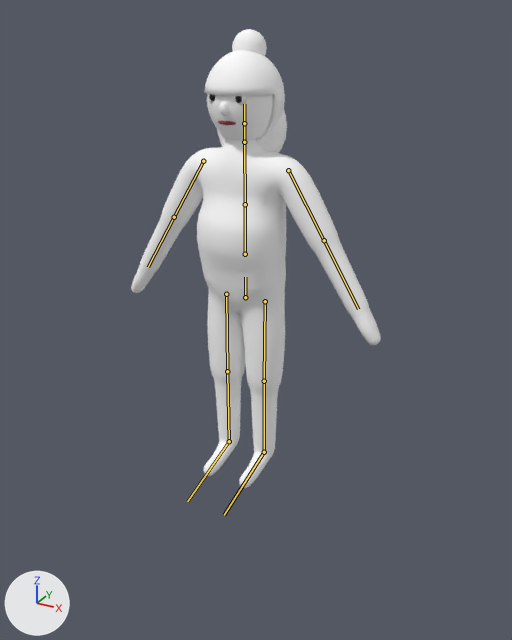
The glTF model assets/models/peon_elder.glb: old version first, new version second.
Rendered twice from a 50 mm lens placed at (1.29, -2.27, 1.82), pointed at (0.1, -0.09, 0.73). The axes (+X, +Y, +Z) are drawn at lower left. The lights are the same throughout. The picture after the commit comes second. The bones that change, and the others that lie on the model, are drawn over the model as lines.

Names of what the first picture shows: 'body', 'hair1', 'hair2'.
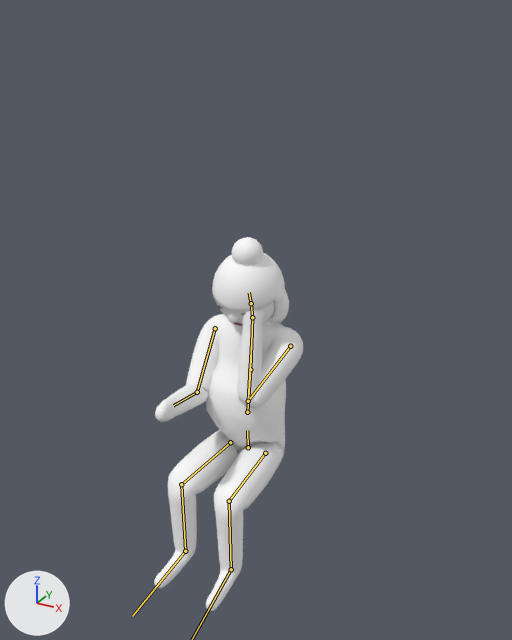
The newer file adds an action. The first version stands in its rest pose; the second is drawn at frame 0 of the action 'sit_chess'.

The change in detail:
Bone 'hips' (bone_hips) moves from (0.0, 0.0, 0.0) to (0.0, -0.709, -0.012).
Bone 'spine' (bone_spine) turns from (0, 0, 0) to (-8, 0, 0) degrees about its own x, y and z.
Bone 'chest' (bone_chest) turns from (0, 0, 0) to (4, 0, 0) degrees about its own x, y and z.
Bone 'neck' (bone_neck) turns from (0, 0, 0) to (12, 0, 0) degrees about its own x, y and z.
Bone 'head' (bone_head) turns from (0, 0, 0) to (18, 0, -6) degrees about its own x, y and z.
Bone 'upper_arm.L' (bone_upper_arm_l) turns from (0, 0, 0) to (-66, 15, -6) degrees about its own x, y and z.
Bone 'forearm.L' (bone_forearm_l) turns from (0, 0, 0) to (-114, -52, -35) degrees about its own x, y and z.
Bone 'upper_arm.R' (bone_upper_arm_r) turns from (0, 0, 0) to (-47, -5, -3) degrees about its own x, y and z.
Bone 'forearm.R' (bone_forearm_r) turns from (0, 0, 0) to (-57, 17, 31) degrees about its own x, y and z.
Bone 'thigh.L' (bone_thigh_l) turns from (0, 0, 0) to (-88, -4, 0) degrees about its own x, y and z.
Bone 'shin.L' (bone_shin_l) turns from (0, 0, 0) to (88, 0, 0) degrees about its own x, y and z.
Bone 'foot.L' (bone_foot_l) turns from (0, 0, 0) to (-5, 0, 0) degrees about its own x, y and z.
Bone 'thigh.R' (bone_thigh_r) turns from (0, 0, 0) to (-88, 4, 0) degrees about its own x, y and z.
Bone 'shin.R' (bone_shin_r) turns from (0, 0, 0) to (88, 0, 0) degrees about its own x, y and z.
Bone 'foot.R' (bone_foot_r) turns from (0, 0, 0) to (-5, 0, 0) degrees about its own x, y and z.

Location of each change, [x1, y1, x2, y2] in pixels of the pictures (512 x 640 px):
'body', posed (40% narrower, 19% shorter): before [131, 91, 381, 488]; after [154, 291, 303, 611]
'hair2', posed (7% narrower, 32% shorter): before [204, 50, 287, 153]; after [212, 253, 289, 323]
'hair1', posed: before [232, 29, 275, 109]; after [232, 237, 263, 266]
bone 'hips', root to tip: before (245, 297) to (245, 277); after (248, 447) to (247, 430)
bone 'spine', root to tip: before (245, 254) to (245, 204); after (247, 412) to (250, 369)
bone 'chest', root to tip: before (245, 204) to (244, 142); after (250, 369) to (252, 317)
bone 'neck', root to tip: before (244, 142) to (244, 123); after (252, 317) to (251, 303)
bone 'head', root to tip: before (244, 123) to (244, 104); after (251, 303) to (249, 292)
bone 'upper_arm.L', root to tip: before (288, 170) to (324, 240); after (290, 346) to (248, 401)
bone 'forearm.L', root to tip: before (324, 240) to (358, 309); after (248, 401) to (252, 333)
bone 'upper_arm.R', root to tip: before (203, 161) to (174, 217); after (215, 328) to (197, 392)
bone 'forearm.R', root to tip: before (174, 217) to (148, 267); after (197, 392) to (173, 405)
bone 'thigh.L', root to tip: before (265, 301) to (264, 381); after (265, 453) to (229, 501)
bone 'shin.L', root to tip: before (264, 381) to (264, 452); after (229, 501) to (231, 569)
bone 'thigh.R', root to tip: before (226, 294) to (227, 371); after (230, 442) to (181, 484)
bone 'shin.R', root to tip: before (227, 371) to (229, 441); after (181, 484) to (185, 551)
bone 'foot.R', root to tip: before (229, 441) to (187, 501); after (185, 551) to (132, 616)
